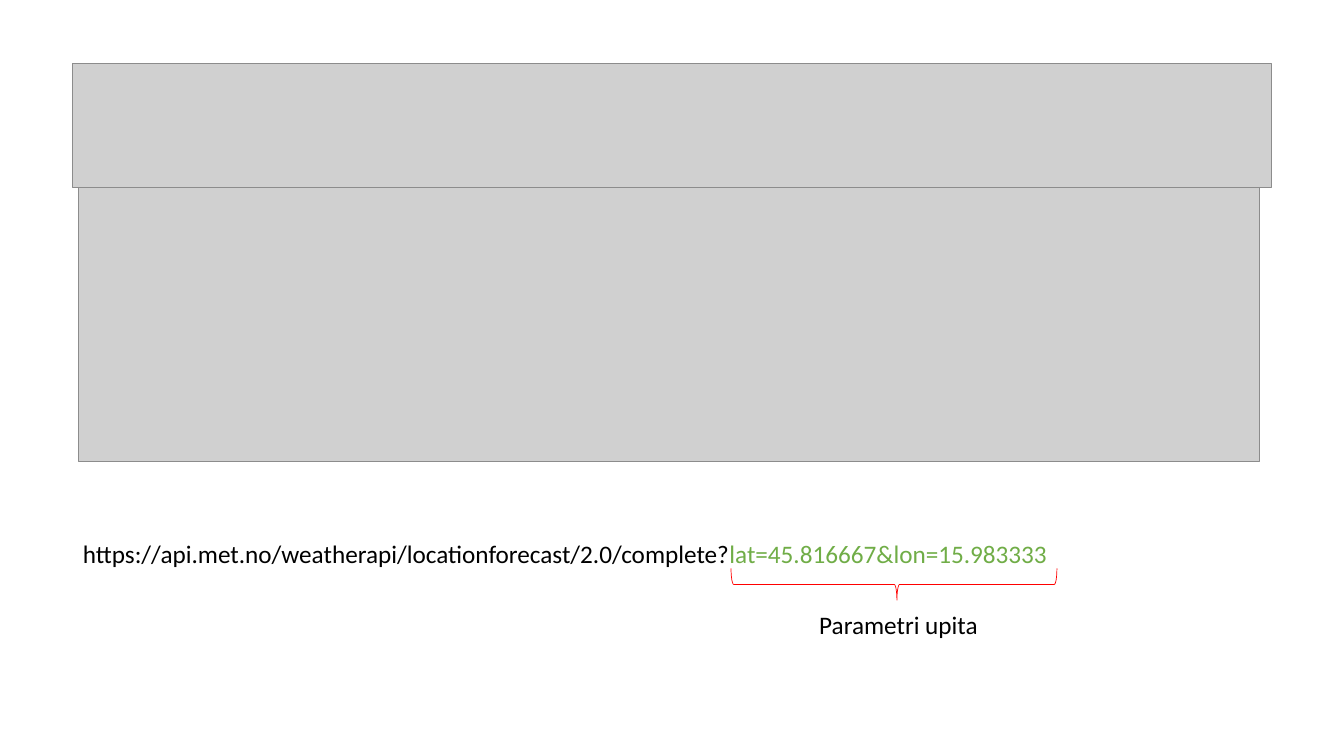
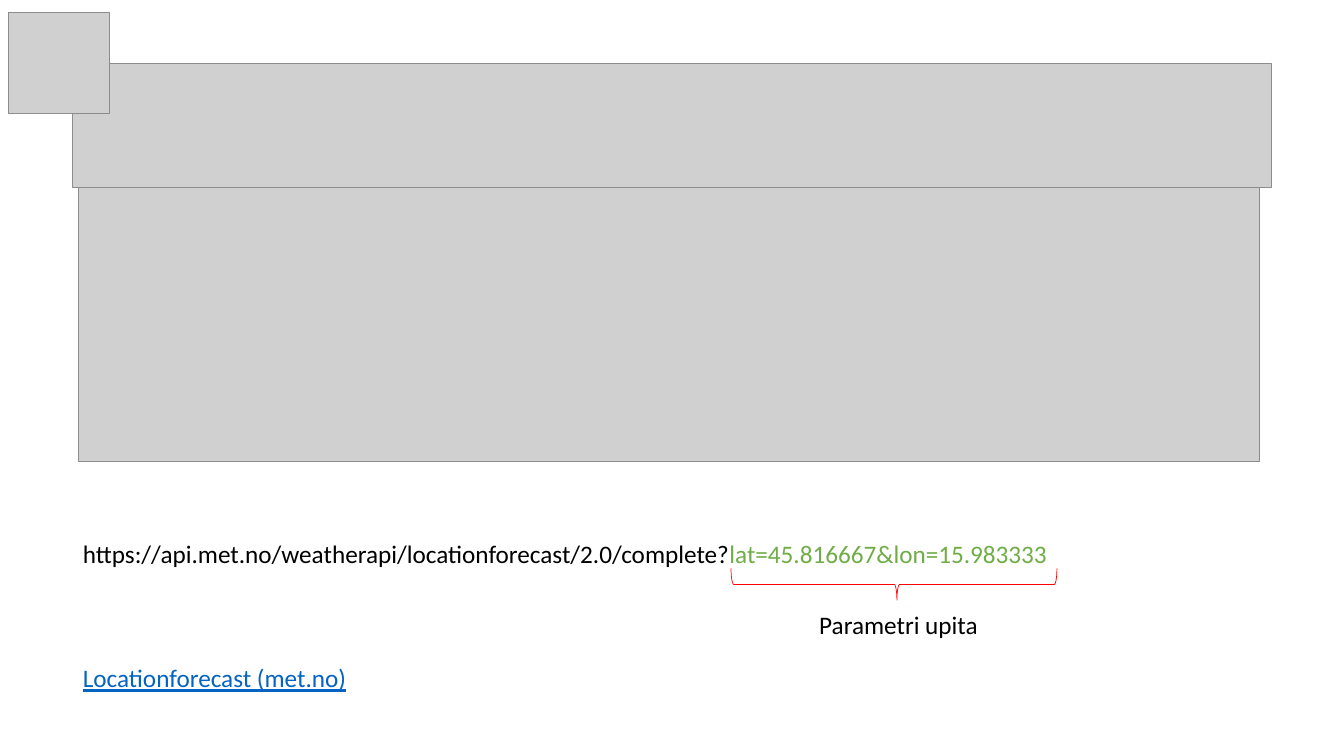
Before and after one commit to IstrazivackiCentarMladih/IstraziUzPython, a slide deck: slide 7 of IstraziUzPython.pptx (slide 6 before the commit). Drawn at 1344x756 pixels with LibreOffice and Linux fonts; fonts in the diff are those of the drawing; grey boxes stand for pictures. Boxes give left, top, right and bottom in pixels: in the first picture for what was removed or moved away, otherwise in the second. Text is boxed around its words. In the diff, an @@ line names an element or a change of style, - is before the commit and + after.

```diff
--- a/IstraziUzPython.pptx
+++ b/IstraziUzPython.pptx
@@ picture added at bbox=[9, 12, 110, 113] @@
@@ text added at bbox=[83, 668, 346, 692], 18 pt, text #0563C1, underline @@
+Locationforecast (met.no)
```
Also in this commit, not shown: 23 other slides changed, 2 slides added, 9 other files.
